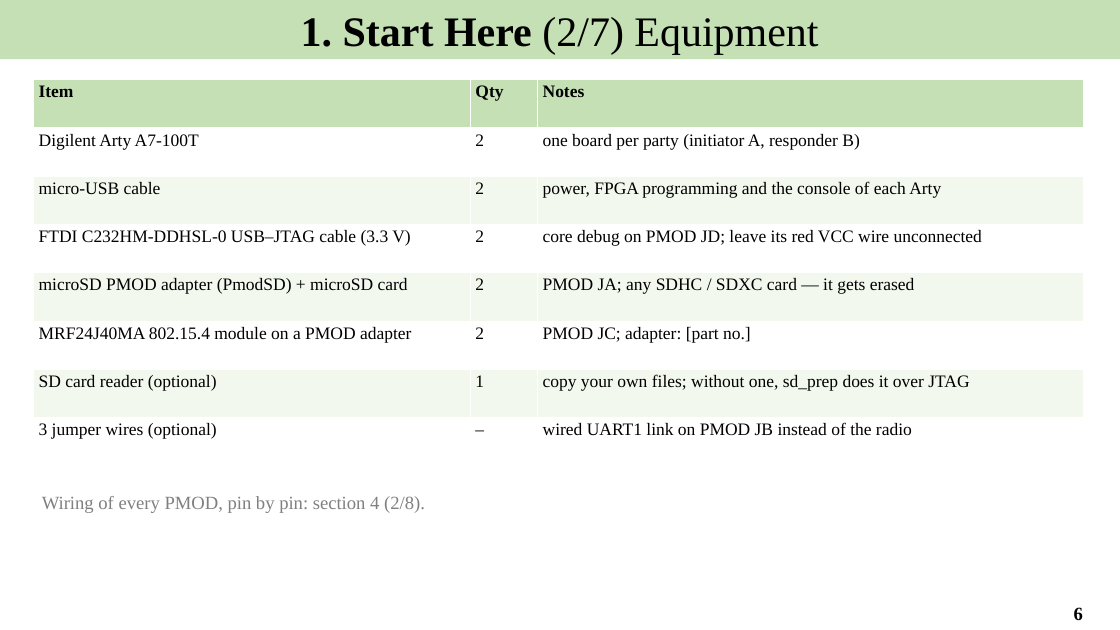
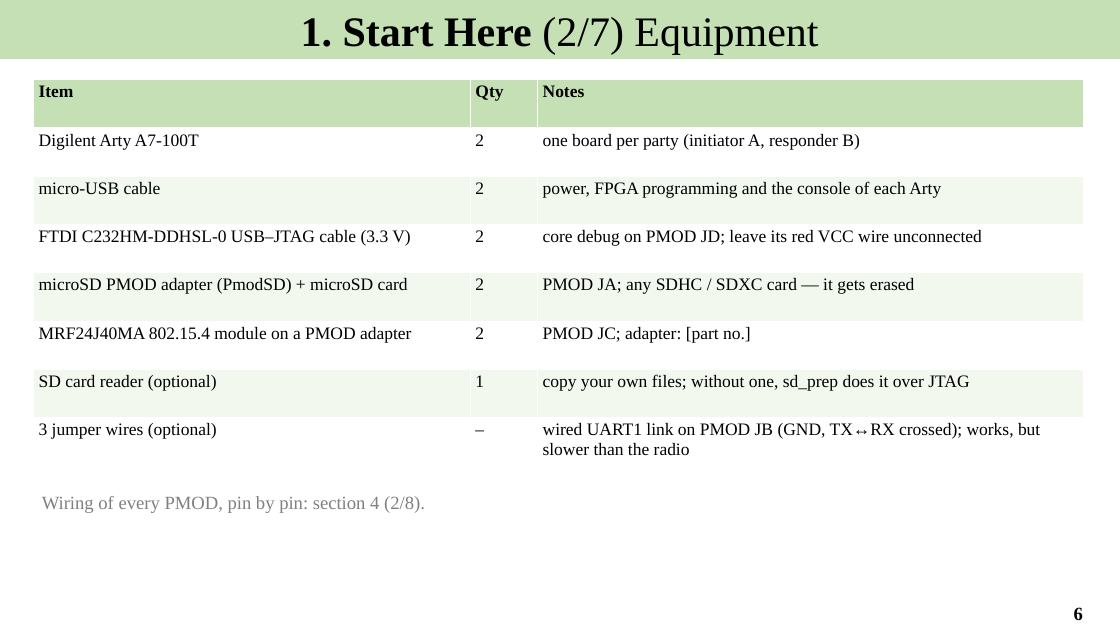
Before and after one commit to Khaiduy/chipyard-edhoc, a slide deck: slide 6 of fpga/sw/export/docs/slides/01_EDHOC_SoC_on_Arty_A7-100T.pptx. Drawn at 1120x630 pixels with LibreOffice and Linux fonts; fonts in the diff are those of the drawing. Boxes give left, top, right and bottom in pixels: in the first picture for what was removed or moved away, otherwise in the second. Text is boxed around its words. In the diff, an @@ line names an element or a change of style, - is before the commit and + after.

```diff
--- a/fpga/sw/export/docs/slides/01_EDHOC_SoC_on_Arty_A7-100T.pptx
+++ b/fpga/sw/export/docs/slides/01_EDHOC_SoC_on_Arty_A7-100T.pptx
@@ table at bbox=[34, 80, 1084, 466] @@
-row 8, column 3: wired UART1 link on PMOD JB instead of the radio
+row 8, column 3: wired UART1 link on PMOD JB (GND, TX↔RX crossed); works, but slower than the radio
```
Also in this commit, not shown: 3 other slides changed, 15 other files.
